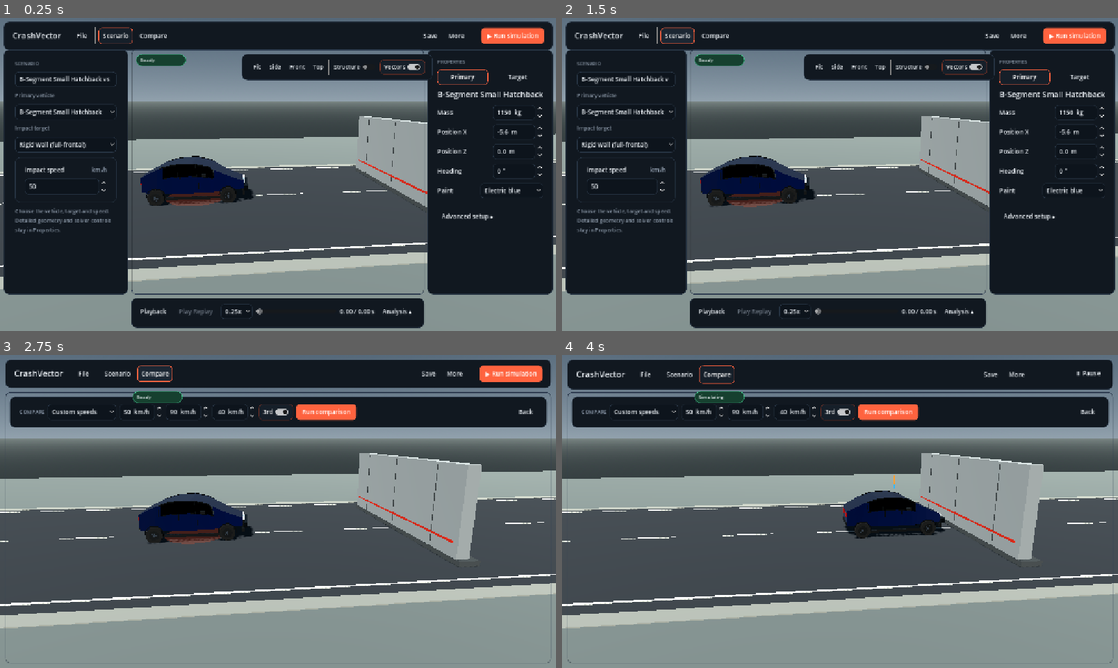
Above: before the commit, frames 1-4 (two rows, left to right).
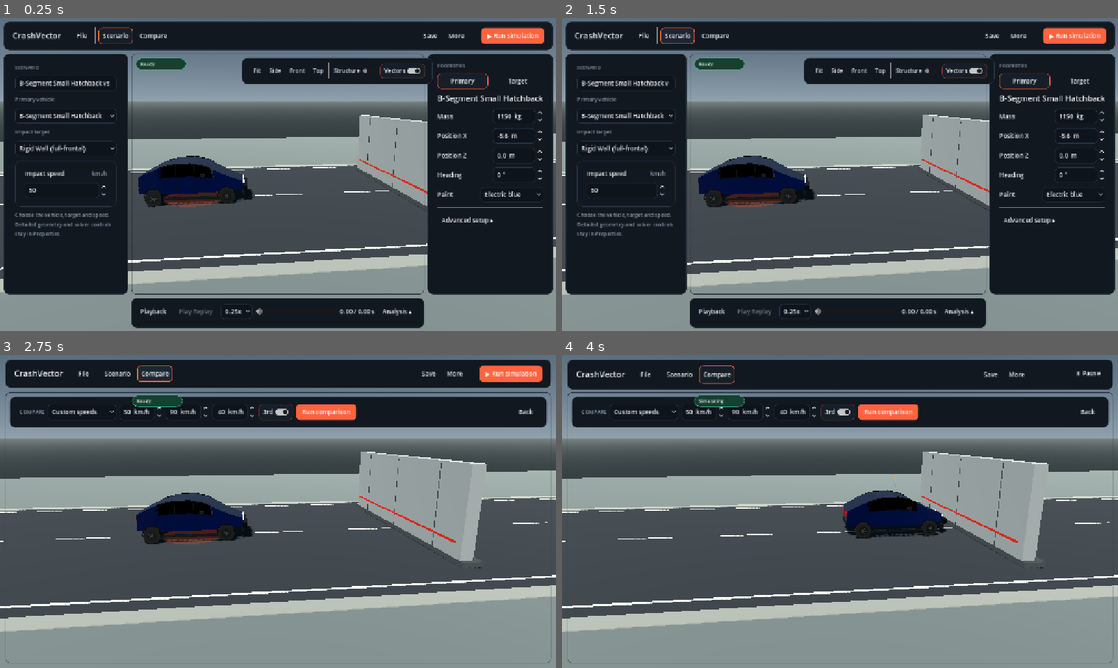
Above: after the commit, the same moments.

Repository: ArrowSK/crashvector
Game: Godot game, scene res://app/main.tscn
The game is run twice, just before and just after one commit, with the same random seed, the same clock (stepped at 60 frames per second) and the same inputs.
Inputs:
- Up to frame 1 (0.25 s): no input
- Up to frame 2 (1.5 s): click "File" at 0.5 s; click "Scenario" at 1.25 s
- Up to frame 3 (2.75 s): click "Compare" at 2 s
- Up to frame 4 (4 s): click "More" at 2.75 s; click "▶ Run simulation" at 3.5 s

The runs differ from the first frame. In frame 1, 9.1% of the frame differs, in the area x 0-100%, y 10-88%; in frame 2, 9.1%, in the area x 0-100%, y 10-89%; in frame 3, 4.6%; in frame 4, 4.6%.

Commit message:
M16.1: preserve top-bar minimum geometry in compact shell

Diff:
--- a/src/demo/crash_demo_m16_1.gd
+++ b/src/demo/crash_demo_m16_1.gd
@@ -314,7 +314,7 @@
 
 	var outer := 8.0
 	var gap := 8.0
-	var top_height := 56.0
+	var top_height := maxf(56.0, m10_top_bar.get_combined_minimum_size().y)
 	var top_y := outer + top_height + gap
 	_set_rect(m10_top_bar, outer, outer, size.x - outer, outer + top_height)
 
